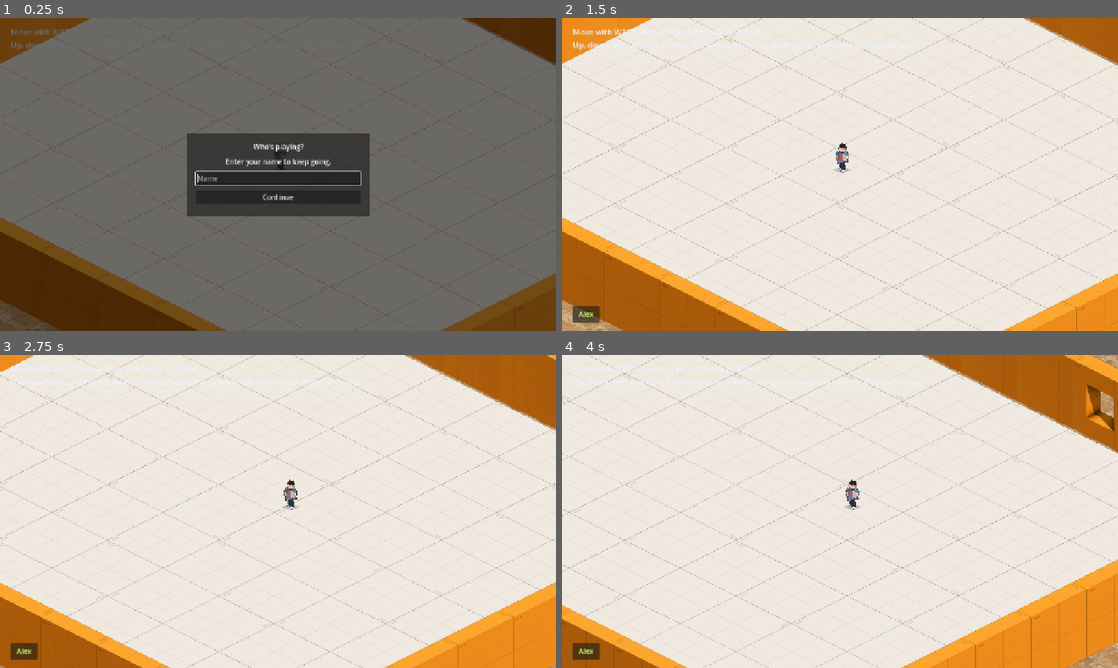
Above: before the commit, frames 1-4 (two rows, left to right).
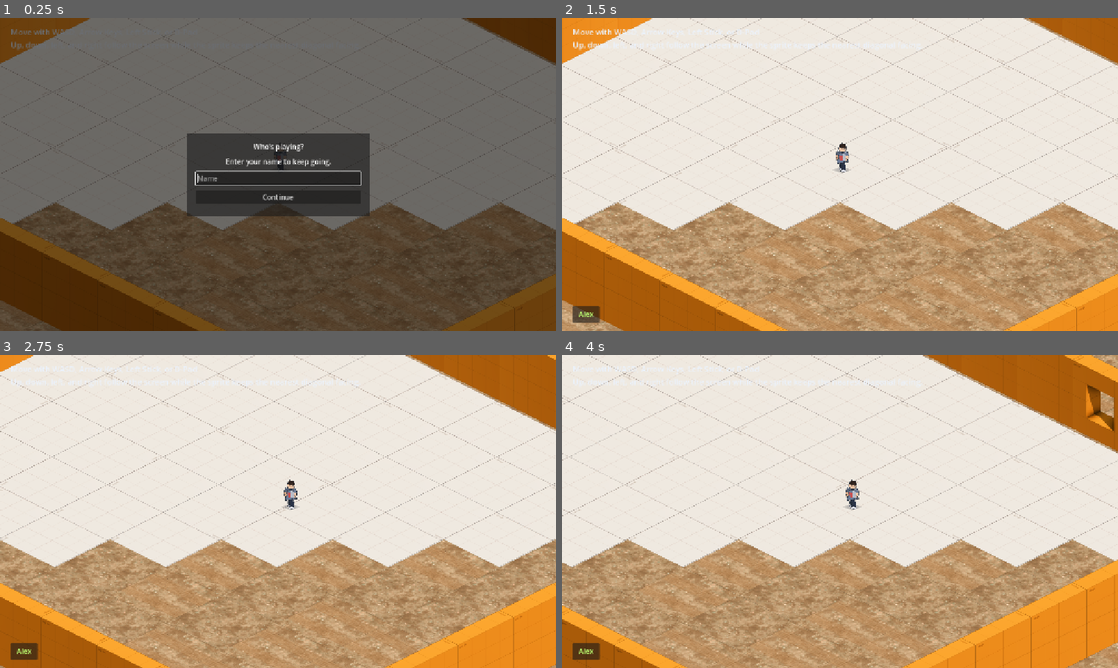
Above: after the commit, the same moments.

Repository: nagolyhprum/deaths-design
Game: Godot game, scene res://scenes/main.tscn
Same seed, same stepped clock (60 frames per second), same inputs: the game is played once before the commit and once after it.
Inputs (mouse positions are in pixels of both pictures, inside the frame that each line leads up to):
- Up to frame 1 (0.25 s): no input
- Up to frame 2 (1.5 s): click (840, 177) at 0.52 s; type "Alex" at 0.6 s; click "Continue" at 1.25 s
- Up to frame 3 (2.75 s): tap Enter at 2 s; move the mouse to (400, 495) at 2.02 s; hold D (move_right) from 2.03 s (still down); hold Shift from 2.03 s (still down); click (400, 495) at 2.17 s
- Up to frame 4 (4 s): release D (move_right) at 2.75 s; release Shift at 2.75 s; drag from (728, 527) to (812, 574) at 2.77 s; move the mouse to (895, 442) at 3.52 s; hold D (move_right) from 3.53 s (still down); tap Ctrl at 3.6 s

The runs differ from the first frame. In frame 1, 27% of the frame differs, in the area x 2-100%, y 58-100%; in frame 2, 27%; in frame 3, 28%, in the area x 0-100%, y 58-100%; in frame 4, 28%.

Commit message:
update export, fix draw order twice

Diff:
--- a/assets/tiles/building_tiles.tres
+++ b/assets/tiles/building_tiles.tres
@@ -16,19 +16,15 @@
 texture_region_size = Vector2i(256, 512)
 0:0/0 = 0
 0:0/0/texture_origin = Vector2i(0, 192)
-0:0/0/z_index = 2
 0:0/0/custom_data_4 = true
 1:0/0 = 0
 1:0/0/texture_origin = Vector2i(0, 192)
-1:0/0/z_index = 2
 1:0/0/custom_data_4 = true
 2:0/0 = 0
 2:0/0/texture_origin = Vector2i(0, 192)
-2:0/0/z_index = 2
 2:0/0/custom_data_4 = true
 3:0/0 = 0
 3:0/0/texture_origin = Vector2i(0, 192)
-3:0/0/z_index = 2
 3:0/0/custom_data_4 = true
 
 [sub_resource type="TileSetAtlasSource" id="TileSetAtlasSource_laf5l"]
@@ -36,16 +32,12 @@
 texture_region_size = Vector2i(256, 512)
 0:0/0 = 0
 0:0/0/texture_origin = Vector2i(0, 192)
-0:0/0/z_index = 2
-1:0/0 = 0
-1:0/0/texture_origin = Vector2i(0, 192)
-1:0/0/z_index = 2
-2:0/0 = 0
-2:0/0/texture_origin = Vector2i(0, 192)
-2:0/0/z_index = 2
-3:0/0 = 0
-3:0/0/texture_origin = Vector2i(0, 192)
-3:0/0/z_index = 2
+1:0/0 = 0
+1:0/0/texture_origin = Vector2i(0, 192)
+2:0/0 = 0
+2:0/0/texture_origin = Vector2i(0, 192)
+3:0/0 = 0
+3:0/0/texture_origin = Vector2i(0, 192)
 
 [sub_resource type="TileSetAtlasSource" id="TileSetAtlasSource_afot7"]
 texture = ExtResource("3_qabqt")
@@ -86,28 +78,24 @@
 texture_region_size = Vector2i(256, 512)
 0:0/0 = 0
 0:0/0/texture_origin = Vector2i(0, 192)
-0:0/0/z_index = 2
 0:0/0/y_sort_origin = -64
 0:0/0/physics_layer_0/polygon_0/points = PackedVector2Array(0, -64, -128, 0, -95.6, 16.2, 31.6, -48.2)
 0:0/0/custom_data_0 = 2
 0:0/0/custom_data_1 = 3
 1:0/0 = 0
 1:0/0/texture_origin = Vector2i(0, 192)
-1:0/0/z_index = 1
 1:0/0/y_sort_origin = -64
 1:0/0/physics_layer_0/polygon_0/points = PackedVector2Array(-92.8, -17.6, -128, 0, 0, 64, 34, 47)
 1:0/0/custom_data_0 = 2
 1:0/0/custom_data_1 = 3
 2:0/0 = 0
 2:0/0/texture_origin = Vector2i(0, 192)
-2:0/0/z_index = 2
 2:0/0/y_sort_origin = -64
 2:0/0/physics_layer_0/polygon_0/points = PackedVector2Array(0, -64, -32, -48, 94.8, 16.6, 128, 0)
 2:0/0/custom_data_0 = 2
 2:0/0/custom_data_1 = 3
 3:0/0 = 0
 3:0/0/texture_origin = Vector2i(0, 192)
-3:0/0/z_index = 1
 3:0/0/y_sort_origin = -64
 3:0/0/physics_layer_0/polygon_0/points = PackedVector2Array(98, -15, -32, 48, 0, 64, 128, 0)
 3:0/0/custom_data_0 = 2
@@ -118,28 +106,24 @@
 texture_region_size = Vector2i(256, 512)
 0:0/0 = 0
 0:0/0/texture_origin = Vector2i(0, 192)
-0:0/0/z_index = 2
 0:0/0/y_sort_origin = -64
 0:0/0/custom_data_0 = 2
 0:0/0/custom_data_1 = 3
 0:0/0/custom_data_2 = true
 1:0/0 = 0
 1:0/0/texture_origin = Vector2i(0, 192)
-1:0/0/z_index = 1
 1:0/0/y_sort_origin = -64
 1:0/0/custom_data_0 = 2
 1:0/0/custom_data_1 = 3
 1:0/0/custom_data_2 = true
 2:0/0 = 0
 2:0/0/texture_origin = Vector2i(0, 192)
-2:0/0/z_index = 2
 2:0/0/y_sort_origin = -64
 2:0/0/custom_data_0 = 2
 2:0/0/custom_data_1 = 3
 2:0/0/custom_data_2 = true
 3:0/0 = 0
 3:0/0/texture_origin = Vector2i(0, 192)
-3:0/0/z_index = 1
 3:0/0/y_sort_origin = -64
 3:0/0/custom_data_0 = 2
 3:0/0/custom_data_1 = 3
@@ -150,28 +134,24 @@
 texture_region_size = Vector2i(256, 512)
 0:0/0 = 0
 0:0/0/texture_origin = Vector2i(0, 192)
-0:0/0/z_index = 2
 0:0/0/y_sort_origin = -64
 0:0/0/physics_layer_0/polygon_0/points = PackedVector2Array(0, -64, -128, 0, -95.6, 16.2, 31.6, -48.2)
 0:0/0/custom_data_0 = 7
 0:0/0/custom_data_1 = 2
 1:0/0 = 0
 1:0/0/texture_origin = Vector2i(0, 192)
-1:0/0/z_index = 1
 1:0/0/y_sort_origin = -64
 1:0/0/physics_layer_0/polygon_0/points = PackedVector2Array(-92.8, -17.6, -128, 0, 0, 64, 34, 47)
 1:0/0/custom_data_0 = 7
 1:0/0/custom_data_1 = 2
 2:0/0 = 0
 2:0/0/texture_origin = Vector2i(0, 192)
-2:0/0/z_index = 2
 2:0/0/y_sort_origin = -64
 2:0/0/physics_layer_0/polygon_0/points = PackedVector2Array(0, -64, -32, -48, 94.8, 16.6, 128, 0)
 2:0/0/custom_data_0 = 7
 2:0/0/custom_data_1 = 2
 3:0/0 = 0
 3:0/0/texture_origin = Vector2i(0, 192)
-3:0/0/z_index = 1
 3:0/0/y_sort_origin = -64
 3:0/0/physics_layer_0/polygon_0/points = PackedVector2Array(98, -15, -32, 48, 0, 64, 128, 0)
 3:0/0/custom_data_0 = 7
@@ -182,28 +162,24 @@
 texture_region_size = Vector2i(256, 512)
 0:0/0 = 0
 0:0/0/texture_origin = Vector2i(0, 192)
-0:0/0/z_index = 2
 0:0/0/y_sort_origin = -64
 0:0/0/physics_layer_0/polygon_0/points = PackedVector2Array(0, -64, -128, 0, -95.6, 16.2, 31.6, -48.2)
 0:0/0/custom_data_0 = 1
 0:0/0/custom_data_1 = 2
 1:0/0 = 0
 1:0/0/texture_origin = Vector2i(0, 192)
-1:0/0/z_index = 1
 1:0/0/y_sort_origin = -64
 1:0/0/physics_layer_0/polygon_0/points = PackedVector2Array(-92.8, -17.6, -128, 0, 0, 64, 34, 47)
 1:0/0/custom_data_0 = 1
 1:0/0/custom_data_1 = 2
 2:0/0 = 0
 2:0/0/texture_origin = Vector2i(0, 192)
-2:0/0/z_index = 2
 2:0/0/y_sort_origin = -64
 2:0/0/physics_layer_0/polygon_0/points = PackedVector2Array(0, -64, -32, -48, 94.8, 16.6, 128, 0)
 2:0/0/custom_data_0 = 1
 2:0/0/custom_data_1 = 2
 3:0/0 = 0
 3:0/0/texture_origin = Vector2i(0, 192)
-3:0/0/z_index = 1
 3:0/0/y_sort_origin = -64
 3:0/0/physics_layer_0/polygon_0/points = PackedVector2Array(98, -15, -32, 48, 0, 64, 128, 0)
 3:0/0/custom_data_0 = 1
@@ -214,28 +190,24 @@
 texture_region_size = Vector2i(256, 512)
 0:0/0 = 0
 0:0/0/texture_origin = Vector2i(0, 192)
-0:0/0/z_index = 1
 0:0/0/y_sort_origin = -64
 0:0/0/physics_layer_0/polygon_0/points = PackedVector2Array(-94.4, -16.8, -128, 0, -96.8, 15.6, -62, -1)
 0:0/0/custom_data_0 = 1
 0:0/0/custom_data_1 = 2
 1:0/0 = 0
 1:0/0/texture_origin = Vector2i(0, 192)
-1:0/0/z_index = 1
 1:0/0/y_sort_origin = -64
 1:0/0/physics_layer_0/polygon_0/points = PackedVector2Array(-1, 29, -34.4, 46.8, 0, 64, 32.8, 47.6)
 1:0/0/custom_data_0 = 1
 1:0/0/custom_data_1 = 2
 2:0/0 = 0
 2:0/0/texture_origin = Vector2i(0, 192)
-2:0/0/z_index = 2
 2:0/0/y_sort_origin = -64
 2:0/0/physics_layer_0/polygon_0/points = PackedVector2Array(0, -64, -32, -48, 0, -33, 33.2, -47.4)
 2:0/0/custom_data_0 = 1
 2:0/0/custom_data_1 = 2
 3:0/0 = 0
 3:0/0/texture_origin = Vector2i(0, 192)
-3:0/0/z_index = 1
 3:0/0/y_sort_origin = -64
 3:0/0/physics_layer_0/polygon_0/points = PackedVector2Array(93.6, -17.2, 58, -1, 98.8, 14.6, 0, 64, 128, 0)
 3:0/0/custom_data_0 = 1
--- a/assets/tiles/outdoor_tiles.tres
+++ b/assets/tiles/outdoor_tiles.tres
@@ -15,14 +15,12 @@
 0:0/0/y_sort_origin = -64
 1:0/0 = 0
 1:0/0/texture_origin = Vector2i(0, 182)
-1:0/0/z_index = 1
 1:0/0/y_sort_origin = -64
 2:0/0 = 0
 2:0/0/texture_origin = Vector2i(0, 182)
 2:0/0/y_sort_origin = -64
 3:0/0 = 0
 3:0/0/texture_origin = Vector2i(0, 182)
-3:0/0/z_index = 1
 3:0/0/y_sort_origin = -64
 
 [sub_resource type="TileSetAtlasSource" id="TileSetAtlasSource_xbp6c"]
@@ -33,14 +31,12 @@
 0:0/0/y_sort_origin = -64
 1:0/0 = 0
 1:0/0/texture_origin = Vector2i(0, 182)
-1:0/0/z_index = 1
 1:0/0/y_sort_origin = -64
 2:0/0 = 0
 2:0/0/texture_origin = Vector2i(0, 182)
 2:0/0/y_sort_origin = -64
 3:0/0 = 0
 3:0/0/texture_origin = Vector2i(0, 182)
-3:0/0/z_index = 1
 3:0/0/y_sort_origin = -64
 
 [sub_resource type="TileSetAtlasSource" id="TileSetAtlasSource_kf0dt"]
@@ -51,14 +47,12 @@
 0:0/0/y_sort_origin = -64
 1:0/0 = 0
 1:0/0/texture_origin = Vector2i(0, 182)
-1:0/0/z_index = 1
 1:0/0/y_sort_origin = -64
 2:0/0 = 0
 2:0/0/texture_origin = Vector2i(0, 182)
 2:0/0/y_sort_origin = -64
 3:0/0 = 0
 3:0/0/texture_origin = Vector2i(0, 182)
-3:0/0/z_index = 1
 3:0/0/y_sort_origin = -64
 
 [sub_resource type="TileSetAtlasSource" id="TileSetAtlasSource_8xyk2"]
@@ -69,14 +63,12 @@
 0:0/0/y_sort_origin = -64
 1:0/0 = 0
 1:0/0/texture_origin = Vector2i(0, 182)
-1:0/0/z_index = 1
 1:0/0/y_sort_origin = -64
 2:0/0 = 0
 2:0/0/texture_origin = Vector2i(0, 182)
 2:0/0/y_sort_origin = -64
 3:0/0 = 0
 3:0/0/texture_origin = Vector2i(0, 182)
-3:0/0/z_index = 1
 3:0/0/y_sort_origin = -64
 
 [sub_resource type="TileSetAtlasSource" id="TileSetAtlasSource_kp75w"]
--- a/scenes/building_gen.tscn
+++ b/scenes/building_gen.tscn
@@ -4,6 +4,7 @@
 [ext_resource type="Script" uid="uid://bllg6buc148ab" path="res://scripts/building_gen.gd" id="2_bldgn"]
 
 [node name="BuildingGen" type="Node2D" unique_id=1252004849 node_paths=PackedStringArray("floor_layer", "wall_layer", "goal_layer", "triggers_layer")]
+y_sort_enabled = true
 script = ExtResource("2_bldgn")
 building_seed = 411739278
 is_goal = true
@@ -13,7 +14,7 @@
 triggers_layer = NodePath("Triggers")
 
 [node name="FloorLayer" type="TileMapLayer" parent="." unique_id=2146568138]
-y_sort_enabled = true
+z_index = -1
 position = Vector2(-7, 2)
 tile_map_data = PackedByteArray("AAABAAEACQAAAAAAAAACAAEACQACAAAAAAADAAEACQACAAAAAAABAAIACQADAAAAAAACAAIACQABAAAAAAADAA …(944 unchanged characters)…
 tile_set = ExtResource("1_yiomk")
--- a/scenes/main.tscn
+++ b/scenes/main.tscn
@@ -10,6 +10,7 @@
 script = ExtResource("1_level_script")
 
 [node name="WorldGen" type="Node2D" parent="." node_paths=PackedStringArray("player", "start_building_scene", "goal_building_scene", "world_layer")]
+y_sort_enabled = true
 script = ExtResource("2_jyhfs")
 world_seed = 1321459494
 world_size = Vector2i(32, 32)
@@ -19,8 +20,6 @@
 world_layer = NodePath("WorldTileMapLayer")
 
 [node name="Player" parent="WorldGen" instance=ExtResource("2_player_scene")]
-z_index = 2
-y_sort_enabled = true
 position = Vector2(-768, 512)
 
 [node name="StartBuilding" parent="WorldGen" instance=ExtResource("3_jyhfs")]
@@ -35,6 +34,7 @@
 room_size = Vector2i(10, 10)
 
 [node name="WorldTileMapLayer" type="TileMapLayer" parent="WorldGen"]
+y_sort_enabled = true
 tile_map_data = PackedByteArray("AAD+/wgACQAAAAAAAAD+/wkACAAAAAAAAAD+/woACQAAAAAAAAD+/wsACQAAAAAAAAD//wsACQAAAAAAAAD//w …(16240 unchanged characters)…
 tile_set = ExtResource("5_tbgi4")
 
Not shown, changed: export_presets.cfg
Not shown, changed: .gitignore
Not shown, added: task-records/2026-04-25-14-33-wall-draw-order/notes.md
Not shown, added: task-records/2026-04-25-14-33-wall-draw-order/original-prompt.md
Not shown, added: task-records/2026-04-25-14-46-layering-order-pass/notes.md
Not shown, added: task-records/2026-04-25-14-46-layering-order-pass/original-prompt.md
